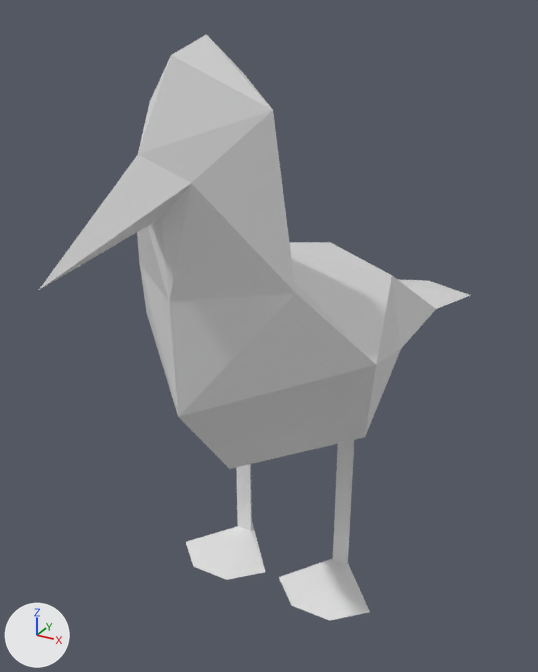
A saved change to the Blender file geasul_3d_print.blend.
Rendered twice from a 50 mm lens placed at (7.05, -13.78, 8.13), pointed at (-1.02, 0.89, 0.79). Every picture has the same lights, and +X, +Y and +Z are marked at lower left. The first picture is the older version. The same objects are shown in both versions, whatever each file hides.

Objects in the first picture: 'GeasulApplied'.
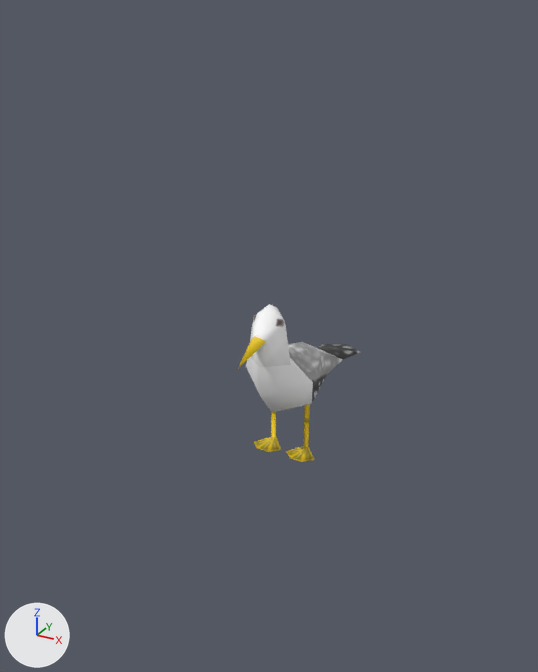
The change in detail:
Picture 'Geasul_albedo' (img_geasul_albedo) is new.
Material 'Material' (mat_material) is new.
Its texture is img_geasul_albedo.
me_vert_002 is used by ob_geasulapplied; location (0.0, 0.0, 0.0); scale (3.17, 3.17, 3.17).
me_vert_002 had 60 vertices, 86 faces and spanned x -0.85..0.85, y -2.28..3.39, z -1.54..2.45.
me_vert_002 now has 84 vertices, 110 faces and spans x -0.85..0.85, y -2.28..3.39, z -1.54..2.45.
Part 1, on me_vert_002:
8 faces are deleted.
8 new vertices lie (0.0, 0.0, -0.65) away from vertices in x -0.51..0.51, y 0.06..0.18, z -0.06.
8 new vertices lie (0.0, 0.0, 0.66) away from vertices in x -0.51..0.51, y 0.06..0.19, z -1.48.
8 new vertices lie (0.0, 0.0, 0.05) away from vertices in x -0.51..0.51, y 0.06..0.19, z -0.82.
32 new faces join them.
me_vert_002 part 2: 78 faces spanning x -0.85..0.85, y -2.28..3.39, z -1.54..2.45 switch from no material to mat_material (picture img_geasul_albedo).
Object 'GeasulApplied' (ob_geasulapplied) is rescaled from (3.17, 3.17, 3.17) to (1.0, 1.0, 1.0).

What differs and where, as boxes (x1, y1, x2, y2) in the pictures (538 x 672 px):
'GeasulApplied', reshaped, rescaled (72% narrower, 73% shorter)
    before: (39, 34, 470, 621)
    after: (238, 304, 360, 462)
part 1 of me_vert_002, cut back
    before: (236, 440, 354, 566)
    after: (271, 404, 310, 448)
part 2 of me_vert_002, recoloured
    before: (39, 34, 470, 621)
    after: (238, 304, 360, 462)
